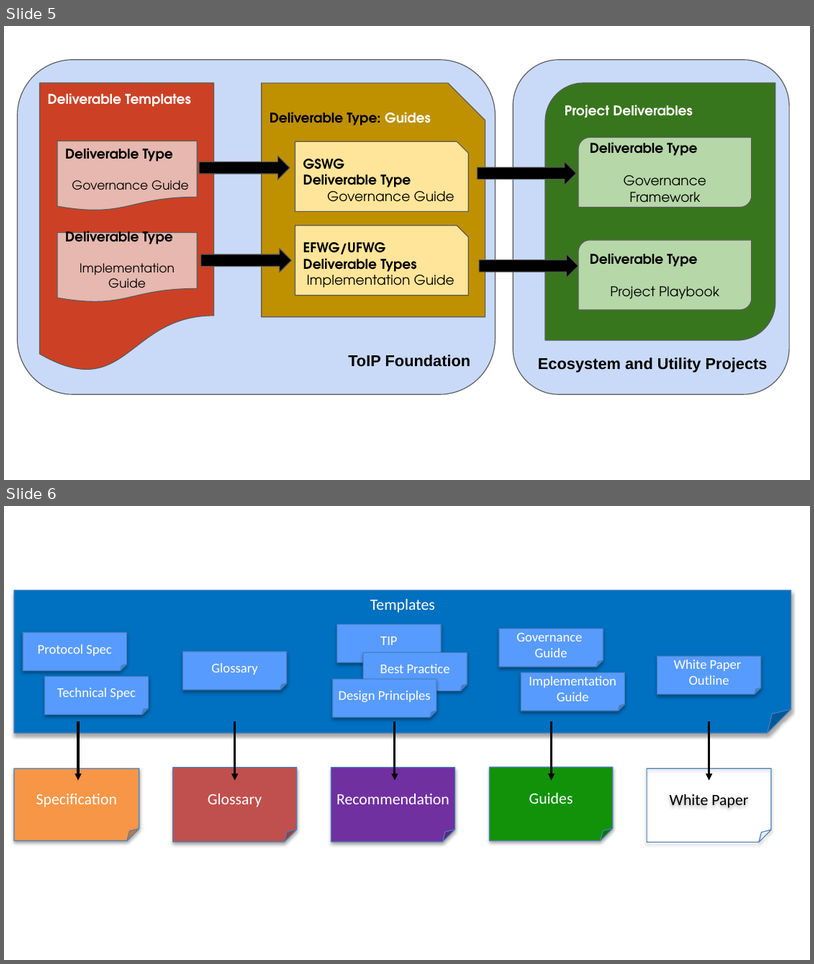
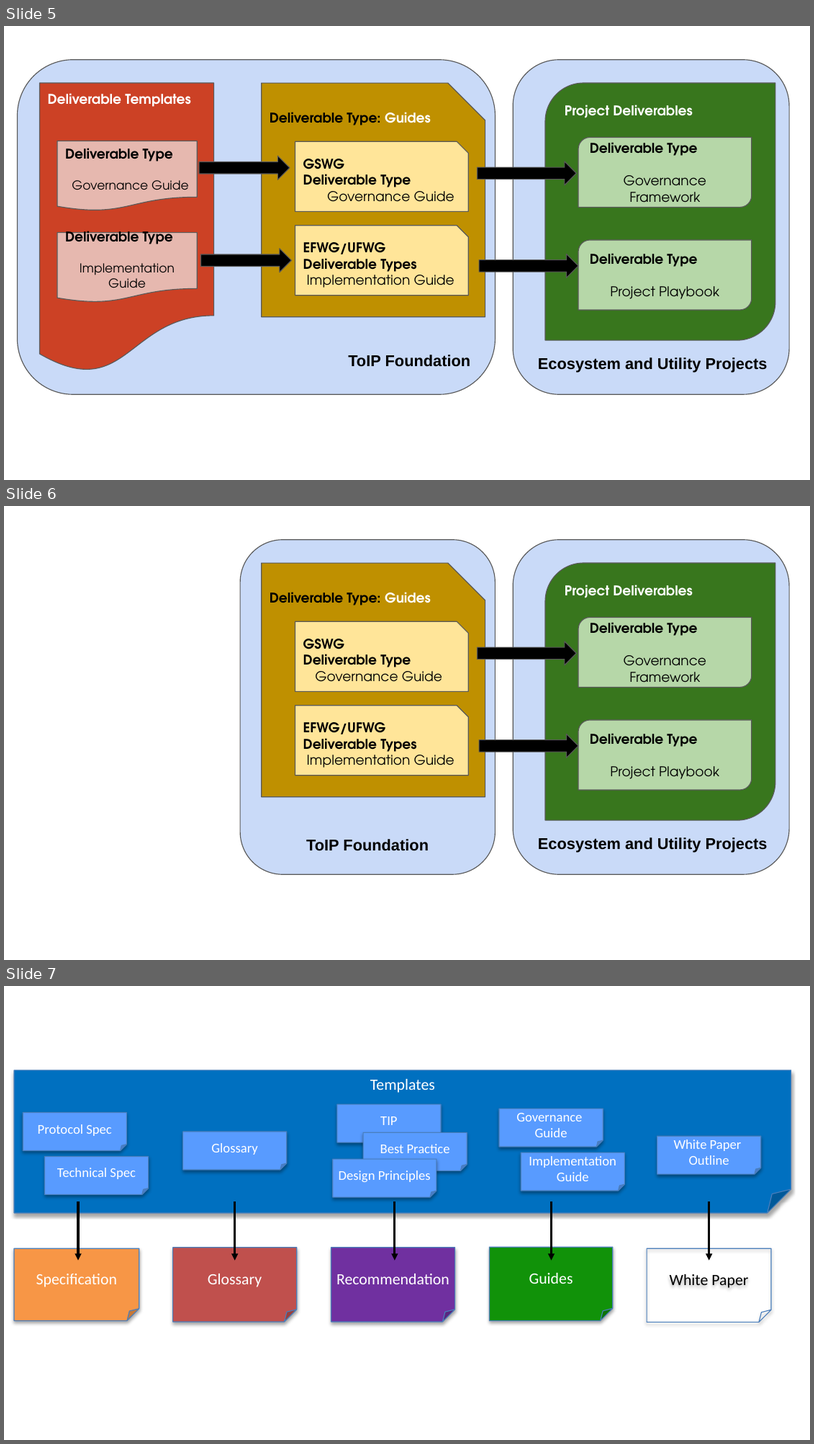
Before and after one commit to vinomaster/deliverables-firstdraft, a slide deck: _images/ToIP Class v. Instance Discussion.pptx. Shown one above the other, each under a label of ours: slides 5 and 6 before the commit, slides 5, 6 and 7 after it. The pictures are 814x964 and 814x1444 pixels, drawn with LibreOffice and Linux fonts; fonts in the diff are those of the drawing. Boxes give left, top, right and bottom in pixels: in the first picture for what was removed or moved away, otherwise in the second. Text is boxed around its words. In the diff, an @@ line names an element or a change of style, - is before the commit and + after.

```diff
--- a/_images/ToIP Class v. Instance Discussion.pptx
+++ b/_images/ToIP Class v. Instance Discussion.pptx
@@ slide 6 added at bbox=[4, 506, 810, 960], background #FFFFFF @@
@@ rounded rectangle added at bbox=[240, 540, 495, 875], fill #C9DAF8, outline #595959 0.75 pt, 14 pt, text #000000, bold @@
+ToIP Foundation
@@ rounded rectangle added at bbox=[513, 540, 790, 875], fill #C9DAF8, outline #595959 0.75 pt, 14 pt, text #000000, bold @@
+Ecosystem and Utility Projects
@@ snip rect added at bbox=[261, 564, 486, 797], fill #BF9000, outline #595959 0.75 pt, 12 pt, text #000000, bold @@
+Deliverable Type: Guides
@@ round diag rect added at bbox=[545, 564, 776, 821], fill #38761D, outline #595959 0.75 pt, 12 pt, text #FFFFFF, bold @@
+Project Deliverables
@@ snip rect added at bbox=[295, 621, 468, 692], fill #FFE599, outline #595959 0.75 pt, 12 pt, text #000000, bold @@
+GSWG
+Deliverable Type
+Governance Guide
@@ round diag rect added at bbox=[579, 618, 752, 687], fill #B6D7A8, outline #595959 0.75 pt, 12 pt, text #000000 @@
+Deliverable Type
+Governance Framework
@@ right arrow added at bbox=[477, 641, 576, 665], fill #000000, outline #595959 0.75 pt @@
@@ snip rect added at bbox=[295, 705, 468, 775], fill #FFE599, outline #595959 0.75 pt, 12 pt, text #000000, bold @@
+EFWG/UFWG Deliverable Types
+Implementation Guide
@@ round diag rect added at bbox=[579, 720, 752, 790], fill #B6D7A8, outline #595959 0.75 pt, 12 pt, text #000000, bold @@
+Deliverable Type
+Project Playbook
@@ right arrow added at bbox=[479, 734, 578, 757], fill #000000, outline #595959 0.75 pt @@
@@ what was slide 6 is now slide 7 @@
```
Also in this commit, not shown: 5 other files.
